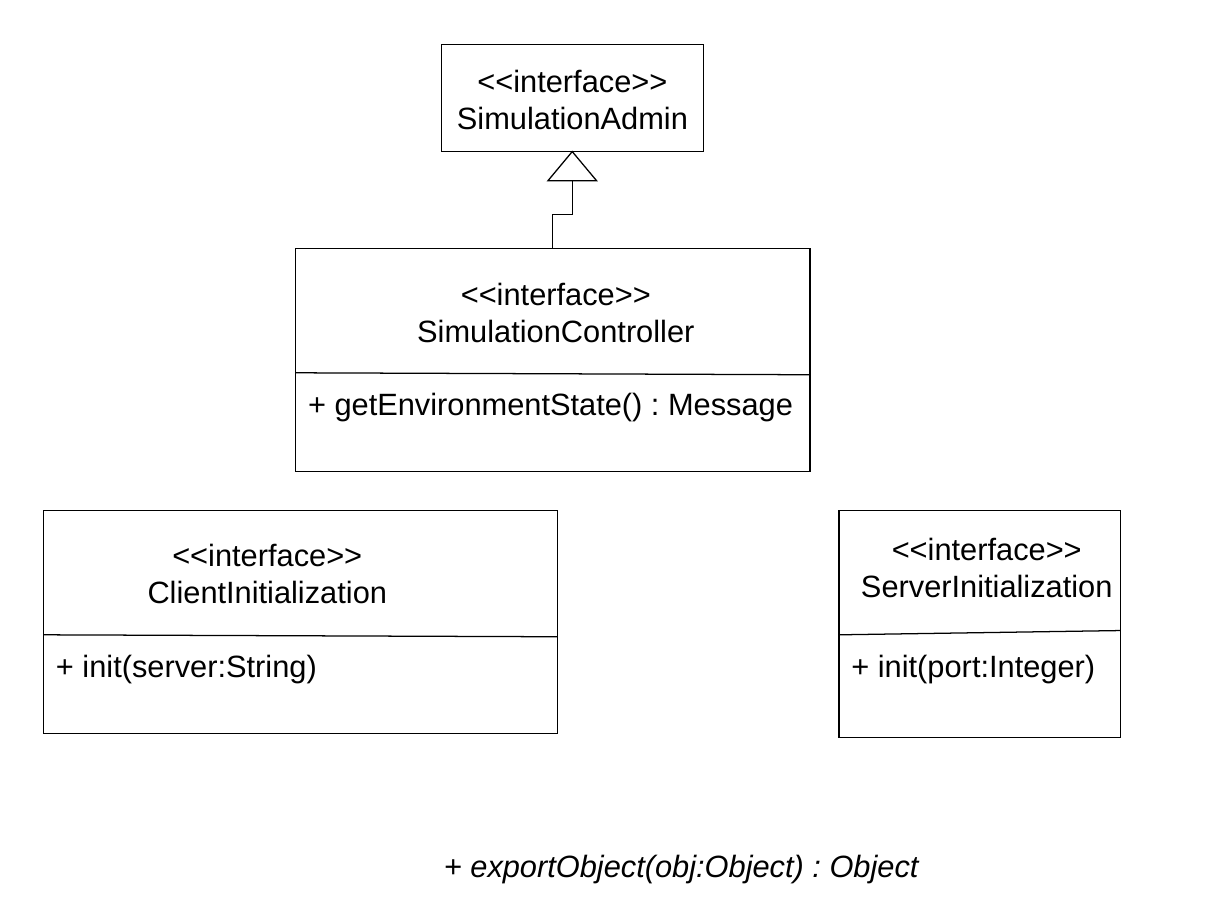
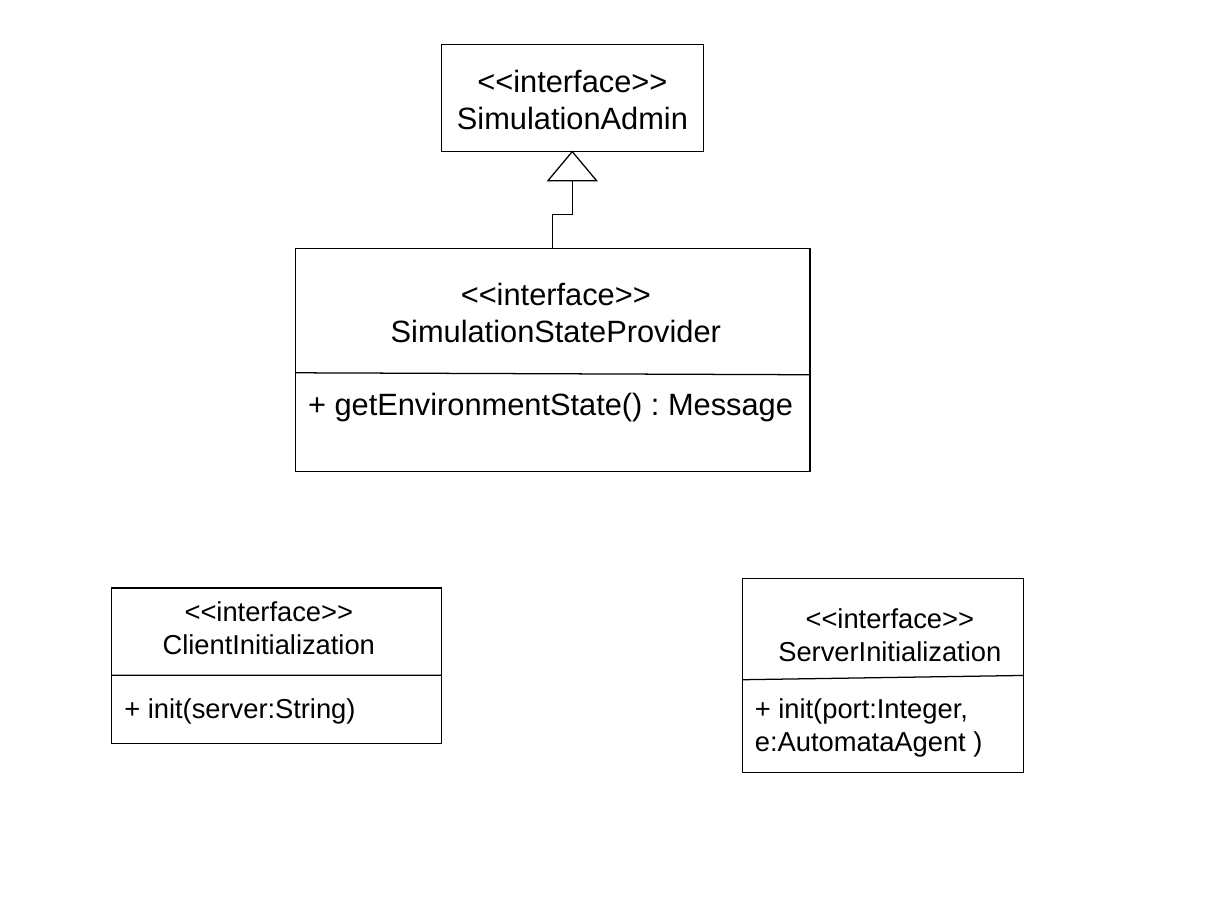
Before and after one commit to krishprince/rollerslam, a slide deck: slide 12 of docs/UML.ppt. Drawn at 1232x924 pixels with LibreOffice and Linux fonts; fonts in the diff are those of the drawing. Boxes give left, top, right and bottom in pixels: in the first picture for what was removed or moved away, otherwise in the second. Text is boxed around its words. In the diff, an @@ line names an element or a change of style, - is before the commit and + after.

```diff
--- a/docs/UML.ppt
+++ b/docs/UML.ppt
@@ text "<<interface>>": place and size @@
-text "<<interface>>" at [417, 282, 694, 343]
+text "<<interface>>" at [391, 282, 721, 343]
@@ text at [391, 319, 721, 343]: text changed @@
-SimulationController
+SimulationStateProvider
@@ rectangle: place and size @@
-rectangle at [43, 510, 557, 733]
+rectangle at [112, 588, 442, 743]
@@ text "<<interface>>": place and size @@
-text "<<interface>>" at [148, 543, 388, 604]
+text "<<interface>>" at [163, 601, 375, 655]
@@ rectangle: place and size @@
-rectangle at [839, 510, 1120, 737]
+rectangle at [742, 579, 1023, 772]
@@ size 18 to 16 pt in 3 elements at [163, 601, 375, 655], [148, 698, 356, 724], [778, 608, 1001, 662] @@
@@ text "<<interface>>": place and size @@
-text "<<interface>>" at [861, 537, 1112, 598]
+text "<<interface>>" at [778, 608, 1001, 662]
@@ text "+ init(server:String)": place and size @@
-text "+ init(server:String)" at [82, 654, 316, 682]
+text "+ init(server:String)" at [148, 698, 356, 724]
@@ line moved from (43, 634) - (558, 637) to (112, 675) - (441, 675) @@
@@ line moved from (839, 634) - (1120, 631) to (742, 680) - (1024, 675) @@
@@ text at [755, 698, 968, 757]: text changed; size 18 to 16 pt @@
-+ init(port:Integer)
++ init(port:Integer,
+e:AutomataAgent )
@@ text removed at [470, 854, 919, 883] @@
-+ exportObject(obj:Object) : Object
```
Also in this commit, not shown: 5 other slides changed, 2 slides added.
